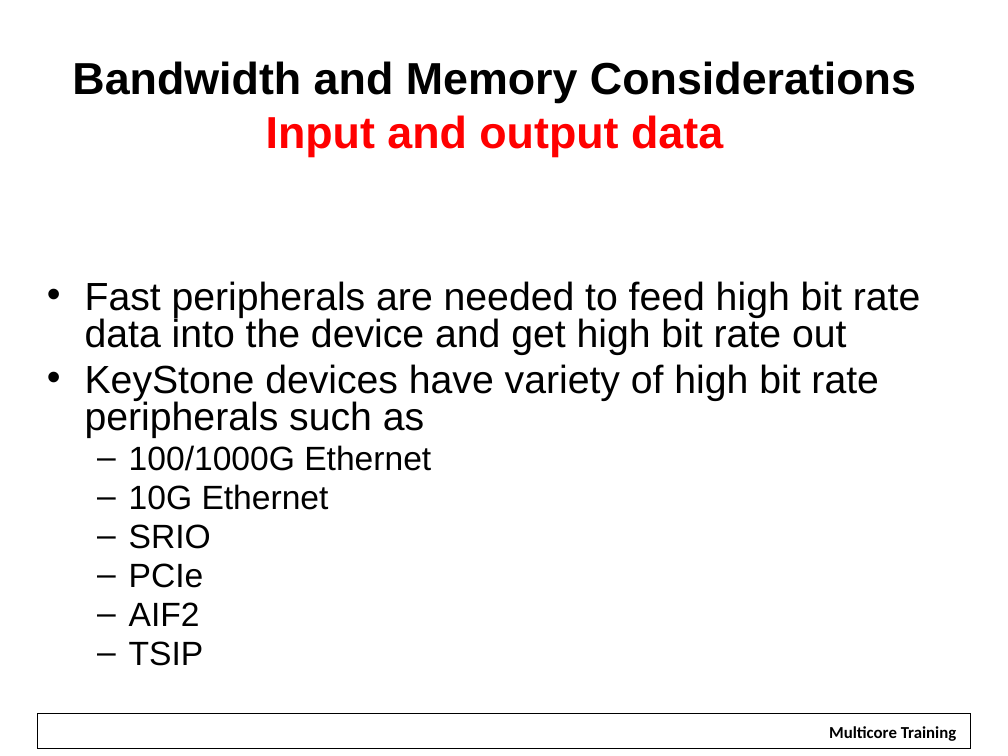
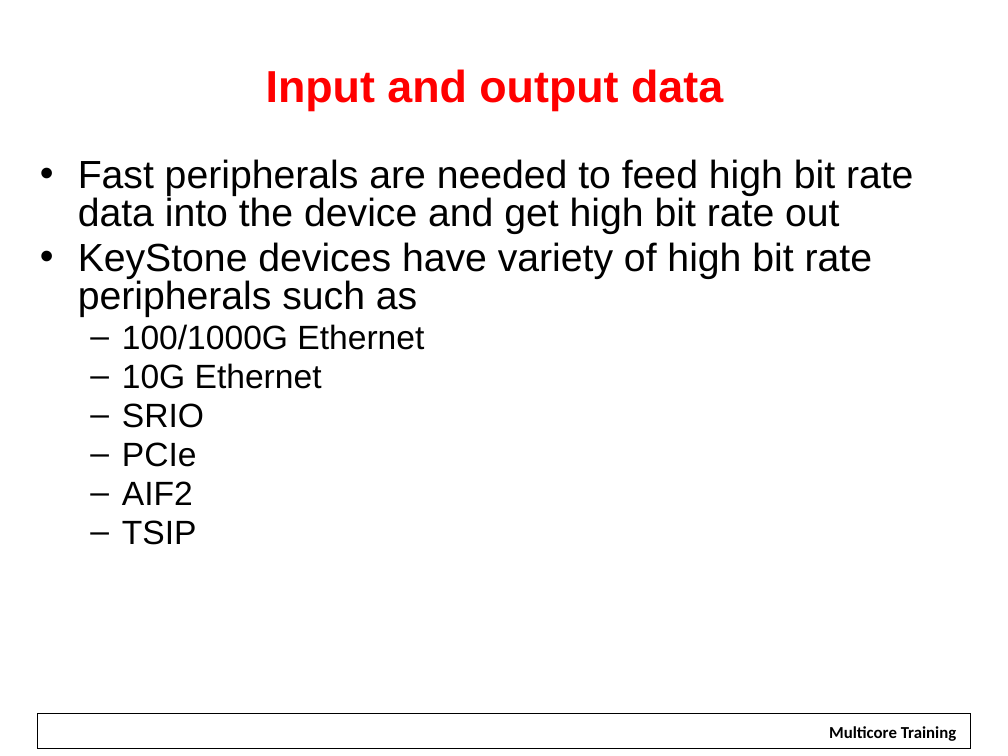
Before and after one commit to hari1989/keystone-workshop, a slide deck: slide 14 of slides/Multicore Design.pptx (slide 17 before the commit). Drawn at 1008x756 pixels with LibreOffice and Linux fonts; fonts in the diff are those of the drawing; background and template pictures are left out. Boxes give left, top, right and bottom in pixels: in the first picture for what was removed or moved away, otherwise in the second. Text is boxed around its words. In the diff, an @@ line names an element or a change of style, - is before the commit and + after.

```diff
--- a/slides/Multicore Design.pptx
+++ b/slides/Multicore Design.pptx
@@ title at <box>266,69,723,111</box>: text changed; text colour #000000 to #FF0000 @@
-Bandwidth and Memory Considerations
-Input and output data
+Input and output data
@@ text "Fast peripherals are needed to ...": place and size @@
-text "Fast peripherals are needed to ..." at <box>85,281,920,666</box>
+text "Fast peripherals are needed to ..." at <box>78,159,913,545</box>
```
Also in this commit, not shown: 7 other slides changed, 7 slides added, 7 slides removed.
